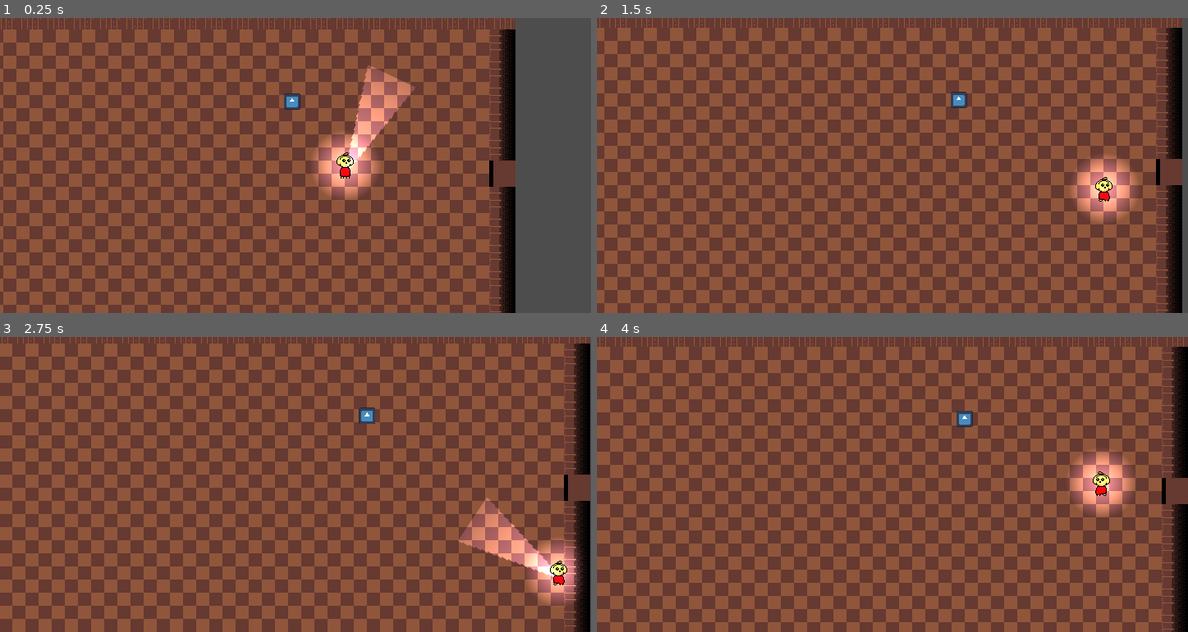
Above: before the commit, frames 1-4 (two rows, left to right).
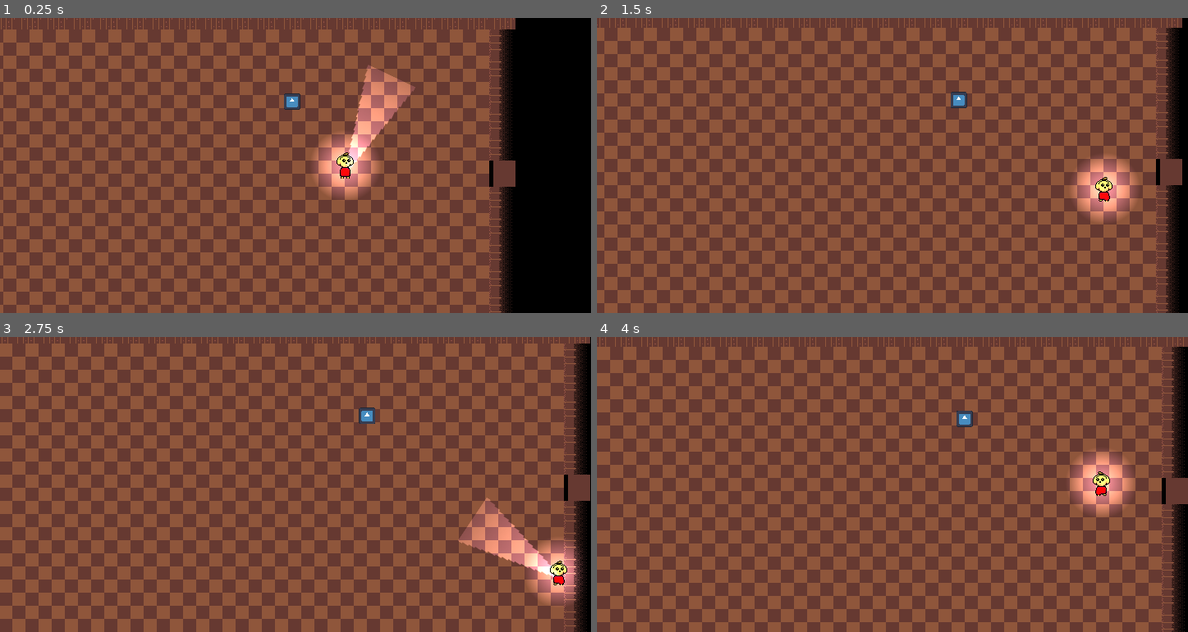
Above: after the commit, the same moments.

Repository: Guigo-dev/SpookyGame2026
Game: Godot game, scene res://Scenes/fase.tscn
Two runs of this game, one before a commit and one after it. Both use one fixed random seed, a clock stepped at 60 frames per second and the inputs below. The engine's default icon, where the game draws it, is replaced by a stand-in: a white triangle on a blue panel in a dark square.
Inputs (mouse positions are in pixels of both pictures, inside the frame that each line leads up to):
- Up to frame 1 (0.25 s): no input
- Up to frame 2 (1.5 s): move the mouse to (1022, 150) at 0.52 s; hold Right (ui_right) 0.53-1.28 s; hold Space (flashlight) 0.53-1.28 s; move the mouse to (774, 180) at 1.27 s; hold Down (ui_down) from 1.28 s (still down); tap E (interact) at 1.35 s
- Up to frame 3 (2.75 s): move the mouse to (354, 419) at 2.02 s; release Down (ui_down) at 2.03 s; hold Right (ui_right) from 2.03 s (still down); hold Space (flashlight) from 2.03 s (still down)
- Up to frame 4 (4 s): move the mouse to (862, 543) at 2.77 s; release Right (ui_right) at 2.78 s; release Space (flashlight) at 2.78 s; hold Up (ui_up) 2.78-3.53 s; tap E (interact) at 2.85 s; move the mouse to (1069, 528) at 3.52 s; hold Left (ui_left) from 3.53 s (still down); hold Space (flashlight) from 3.53 s (still down)

The runs differ from the first frame. In frame 1, 13% of the frame differs, in the area x 87-100%, y 0-100%; in frame 2, 1.0%; in frame 3, 0.1%; in frame 4, nothing differs.

Commit message:
melhoria no set de limites da camera e inclusao de node Global

Diff:
--- /dev/null
+++ b/Scenes/fase.gd
@@ -0,0 +1,20 @@
+extends Node2D
+
+@export var camera : Camera2D
+
+
+#setar a camera para a living room
+func _on_living_room_body_entered(body: Node2D) -> void:
+	if body.is_in_group("player"):
+		camera.limit_left = Global.mapsCamLimits["LivingRoom"][0]
+		camera.limit_top = Global.mapsCamLimits["LivingRoom"][1]
+		camera.limit_right = Global.mapsCamLimits["LivingRoom"][2]
+		camera.limit_bottom = Global.mapsCamLimits["LivingRoom"][3]
+
+#setar a camera para a dining room
+func _on_dining_room_body_entered(body: Node2D) -> void:
+	if body.is_in_group("player"):
+		camera.limit_left = Global.mapsCamLimits["DiningRoom"][0]
+		camera.limit_top = Global.mapsCamLimits["DiningRoom"][1]
+		camera.limit_right = Global.mapsCamLimits["DiningRoom"][2]
+		camera.limit_bottom = Global.mapsCamLimits["DiningRoom"][3]
--- a/Scenes/fase.tscn
+++ b/Scenes/fase.tscn
@@ -1,5 +1,6 @@
 [gd_scene format=4 uid="uid://b16i0md3rdbpl"]
 
+[ext_resource type="Script" uid="uid://bm63p8vlr3oco" path="res://Scenes/fase.gd" id="1_ft64k"]
 [ext_resource type="Texture2D" uid="uid://fa1fr5jvwaah" path="res://Sprites/Images/wall.png" id="2_a44jk"]
 [ext_resource type="PackedScene" uid="uid://csvn783kla0sj" path="res://Scenes/Player.tscn" id="2_m2uwg"]
 [ext_resource type="Texture2D" uid="uid://cwk3rqlkc0nyw" path="res://Sprites/Images/Flashlight2.png" id="3_1tvu4"]
@@ -45,23 +46,35 @@
 sources/0 = SubResource("TileSetAtlasSource_1tvu4")
 sources/1 = SubResource("TileSetAtlasSource_4opmr")
 
+[sub_resource type="RectangleShape2D" id="RectangleShape2D_ostoq"]
+size = Vector2(832, 960)
+
+[sub_resource type="Gradient" id="Gradient_qgtny"]
+offsets = PackedFloat32Array(0.38679245, 0.9716981)
+
+[sub_resource type="GradientTexture1D" id="GradientTexture1D_qgtny"]
+gradient = SubResource("Gradient_qgtny")
+
+[sub_resource type="RectangleShape2D" id="RectangleShape2D_loq3h"]
+size = Vector2(283.75735, 70.99545)
+
+[sub_resource type="RectangleShape2D" id="RectangleShape2D_ketxm"]
+size = Vector2(6.878029, 3.9915423)
+
+[sub_resource type="RectangleShape2D" id="RectangleShape2D_ajtct"]
+size = Vector2(448.5, 266.5)
+
 [sub_resource type="OccluderPolygon2D" id="OccluderPolygon2D_bspbu"]
 cull_mode = 2
-polygon = PackedVector2Array(-160, -192, -128, -192, -128, 224, -160, 224)
-
-[sub_resource type="RectangleShape2D" id="RectangleShape2D_ostoq"]
-size = Vector2(397.25, 333)
-
-[sub_resource type="RectangleShape2D" id="RectangleShape2D_ajtct"]
-size = Vector2(448.5, 266.5)
-
-[sub_resource type="RectangleShape2D" id="RectangleShape2D_loq3h"]
-size = Vector2(153.41528, 56.99415)
-
-[sub_resource type="RectangleShape2D" id="RectangleShape2D_ketxm"]
-size = Vector2(6.878029, 3.9915423)
-
-[node name="Fase" type="Node2D" unique_id=1801651182]
+polygon = PackedVector2Array(-160, -192, 704, -192, 704, 256, -160, 256, -160, 160, -128, 160, -128, 224, 672, 224, 674.1956, -128.00002, -128, -128, -128, -64, -160, -64)
+
+[sub_resource type="OccluderPolygon2D" id="OccluderPolygon2D_ft64k"]
+cull_mode = 2
+polygon = PackedVector2Array(-160, 320, -160, 160, -128, 160, -128, 320)
+
+[node name="Fase" type="Node2D" unique_id=1801651182 node_paths=PackedStringArray("camera")]
+script = ExtResource("1_ft64k")
+camera = NodePath("Player/Camera2D")
 
 [node name="TileMapLayer" type="TileMapLayer" parent="." unique_id=893378175]
 z_index = -1
@@ -79,7 +92,7 @@
 
 [node name="Camera2D" type="Camera2D" parent="Player" unique_id=937483451]
 limit_left = -160
-limit_top = -192
+limit_top = -184
 limit_right = 704
 limit_bottom = 224
 limit_smoothed = true
@@ -108,24 +121,54 @@
 [node name="Porta_saguao-sala_2" parent="." unique_id=123611604 instance=ExtResource("5_1tvu4")]
 position = Vector2(-144, 144)
 
-[node name="LightOccluder2D" type="LightOccluder2D" parent="." unique_id=1875109980]
-occluder = SubResource("OccluderPolygon2D_bspbu")
-
-[node name="Living_room" type="Area2D" parent="." unique_id=1151135563]
+[node name="LivingRoom" type="Area2D" parent="." unique_id=1151135563]
 position = Vector2(-533, 31)
-
-[node name="CollisionShape2D" type="CollisionShape2D" parent="Living_room" unique_id=1247680037]
-position = Vector2(582.375, 13.5)
+metadata/_edit_group_ = true
+
+[node name="LivingRoomCollision" type="CollisionShape2D" parent="LivingRoom" unique_id=1247680037]
+position = Vector2(-43, -31)
 shape = SubResource("RectangleShape2D_ostoq")
 
-[node name="LivingRoomLight" type="PointLight2D" parent="Living_room" unique_id=367738534]
-position = Vector2(610.6875, -1.5000072)
-scale = Vector2(3.1142576, 6.8593736)
+[node name="LivingRoomLight" type="PointLight2D" parent="LivingRoom" unique_id=367738534]
+position = Vector2(-43.000027, -31.000017)
+scale = Vector2(6.5, 15)
 enabled = false
 color = Color(0.58431375, 0.62352943, 0.8666667, 1)
 energy = 3.0
 shadow_enabled = true
+texture = SubResource("GradientTexture1D_qgtny")
+
+[node name="DiningRoom" type="Area2D" parent="." unique_id=46779004]
+position = Vector2(443, 41)
+scale = Vector2(2.9285583, 4.958064)
+metadata/_edit_group_ = true
+
+[node name="DiningRoomLight" type="PointLight2D" parent="DiningRoom" unique_id=420355369]
+position = Vector2(-58.390526, -0.9580351)
+scale = Vector2(2.304888, 1.3850541)
+enabled = false
+color = Color(0.58431375, 0.62352943, 0.8666667, 1)
+energy = 3.0
+shadow_enabled = true
 texture = ExtResource("8_4opmr")
+
+[node name="DiningRoomCollision" type="CollisionShape2D" parent="DiningRoom" unique_id=1884402355]
+position = Vector2(-53.097794, 1.4118423)
+shape = SubResource("RectangleShape2D_loq3h")
+
+[node name="Food" type="StaticBody2D" parent="DiningRoom" unique_id=2127330421]
+z_index = -1
+position = Vector2(-3.7561035, -16.33702)
+script = ExtResource("9_4iykg")
+
+[node name="Sprite2D" type="Sprite2D" parent="DiningRoom/Food" unique_id=1483970955]
+position = Vector2(-0.042651415, -1.5646219e-07)
+scale = Vector2(0.054020796, 0.031514317)
+texture = ExtResource("9_e6h3x")
+
+[node name="CollisionShape2D" type="CollisionShape2D" parent="DiningRoom/Food" unique_id=1873148864]
+position = Vector2(-4.386902e-05, -4.4703484e-08)
+shape = SubResource("RectangleShape2D_ketxm")
 
 [node name="Attic" type="Area2D" parent="." unique_id=1375245725]
 position = Vector2(1340, -277)
@@ -139,42 +182,23 @@
 shadow_enabled = true
 texture = ExtResource("8_4opmr")
 
-[node name="CollisionShape2D" type="CollisionShape2D" parent="Attic" unique_id=1793461595]
+[node name="AtticColission" type="CollisionShape2D" parent="Attic" unique_id=1793461595]
 position = Vector2(-1, -3)
 shape = SubResource("RectangleShape2D_ajtct")
 
-[node name="DiningRoom" type="Area2D" parent="." unique_id=46779004]
-position = Vector2(443, 41)
-scale = Vector2(2.9285583, 4.958064)
-
-[node name="DiningRoomLight" type="PointLight2D" parent="DiningRoom" unique_id=420355369]
-position = Vector2(1.36587, 0.10084629)
-scale = Vector2(1.2057981, 0.8855522)
-enabled = false
-color = Color(0.58431375, 0.62352943, 0.8666667, 1)
-energy = 3.0
-shadow_enabled = true
-texture = ExtResource("8_4opmr")
-
-[node name="CollisionShape2D" type="CollisionShape2D" parent="DiningRoom" unique_id=1884402355]
-position = Vector2(0.3414383, -0.20169449)
-shape = SubResource("RectangleShape2D_loq3h")
-
-[node name="Food" type="StaticBody2D" parent="DiningRoom" unique_id=2127330421]
-z_index = -1
-position = Vector2(-3.7561035, -16.33702)
-script = ExtResource("9_4iykg")
-
-[node name="Sprite2D" type="Sprite2D" parent="DiningRoom/Food" unique_id=1483970955]
-position = Vector2(-0.042651415, -1.5646219e-07)
-scale = Vector2(0.054020796, 0.031514317)
-texture = ExtResource("9_e6h3x")
-
-[node name="CollisionShape2D" type="CollisionShape2D" parent="DiningRoom/Food" unique_id=1873148864]
-position = Vector2(-4.386902e-05, -4.4703484e-08)
-shape = SubResource("RectangleShape2D_ketxm")
-
 [node name="Collectibles" type="Node2D" parent="." unique_id=1069010613]
 
-[connection signal="body_entered" from="Living_room" to="Player" method="_on_living_room_body_entered"]
-[connection signal="body_exited" from="Living_room" to="Player" method="_on_living_room_body_exited"]
+[node name="Occluders" type="Node" parent="." unique_id=1261996325]
+
+[node name="LightOccluder2D" type="LightOccluder2D" parent="Occluders" unique_id=1875109980]
+occluder = SubResource("OccluderPolygon2D_bspbu")
+
+[node name="LightOccluder2D2" type="LightOccluder2D" parent="Occluders" unique_id=1605340510]
+position = Vector2(0, -192)
+occluder = SubResource("OccluderPolygon2D_ft64k")
+
+[connection signal="body_entered" from="LivingRoom" to="." method="_on_living_room_body_entered"]
+[connection signal="body_entered" from="LivingRoom" to="Player" method="_on_living_room_body_entered"]
+[connection signal="body_exited" from="LivingRoom" to="Player" method="_on_living_room_body_exited"]
+[connection signal="body_entered" from="DiningRoom" to="." method="_on_dining_room_body_entered"]
+[connection signal="body_exited" from="DiningRoom" to="Player" method="_on_dining_room_body_exited"]
--- a/Scenes/porta.tscn
+++ b/Scenes/porta.tscn
@@ -5,6 +5,10 @@
 
 [sub_resource type="RectangleShape2D" id="RectangleShape2D_bspbu"]
 size = Vector2(41, 32)
+
+[sub_resource type="OccluderPolygon2D" id="OccluderPolygon2D_bspbu"]
+cull_mode = 2
+polygon = PackedVector2Array(-8, -16, 8, -16, 8, 16, -8, 16)
 
 [node name="Porta" type="Area2D" unique_id=2099430038]
 script = ExtResource("1_5f6wt")
@@ -16,4 +20,7 @@
 position = Vector2(4.5, 0)
 shape = SubResource("RectangleShape2D_bspbu")
 
+[node name="LightOccluder2D" type="LightOccluder2D" parent="." unique_id=1038164814]
+occluder = SubResource("OccluderPolygon2D_bspbu")
+
 [connection signal="body_entered" from="." to="." method="_on_body_entered"]
--- /dev/null
+++ b/Scripts/Global.gd
@@ -0,0 +1,6 @@
+extends Node2D
+
+var mapsCamLimits := {
+	"DiningRoom": [-160,-184,704,224], #Left,Top,Right,Bottom
+	"LivingRoom": [-1024,-512,-128,512]
+}
--- a/Scripts/player.gd
+++ b/Scripts/player.gd
@@ -94,4 +94,8 @@
 func _on_living_room_body_exited(body: Node2D) -> void:
 	if body.name == "Player":
 		inside_room = false
+		$"../Living_room/LivingRoomLight".enabled = false
 		flashlight_timer = 0
+
+func _on_dining_room_body_exited(body: Node2D) -> void:
+	$"../DiningRoom/DiningRoomLight".enabled = false
--- a/Scripts/porta.gd
+++ b/Scripts/porta.gd
@@ -1,9 +1,8 @@
 extends Area2D
 
+@export var Area1 : Area2D;
+@export var Area2: Area2D;
 
 func _on_body_entered(body: Node2D) -> void:
 	if body.is_in_group("player"):
 		visible = false
-		body.get_node("Camera2D").limit_left = -1024
-		body.get_node("Camera2D").limit_top = -512
-		body.get_node("Camera2D").limit_bottom = 512
--- a/project.godot
+++ b/project.godot
@@ -14,6 +14,10 @@
 run/main_scene="uid://b16i0md3rdbpl"
 config/features=PackedStringArray("4.7", "GL Compatibility")
 config/icon="res://icon.svg"
+
+[autoload]
+
+Global="*uid://dp2v2ndwprevk"
 
 [display]
 
@@ -77,3 +81,4 @@
 rendering_device/driver.windows="d3d12"
 renderer/rendering_method="gl_compatibility"
 renderer/rendering_method.mobile="gl_compatibility"
+environment/defaults/default_clear_color=Color(0, 0, 0, 1)
Not shown, added: Scenes/fase.gd.uid
Not shown, added: Scripts/Global.gd.uid
